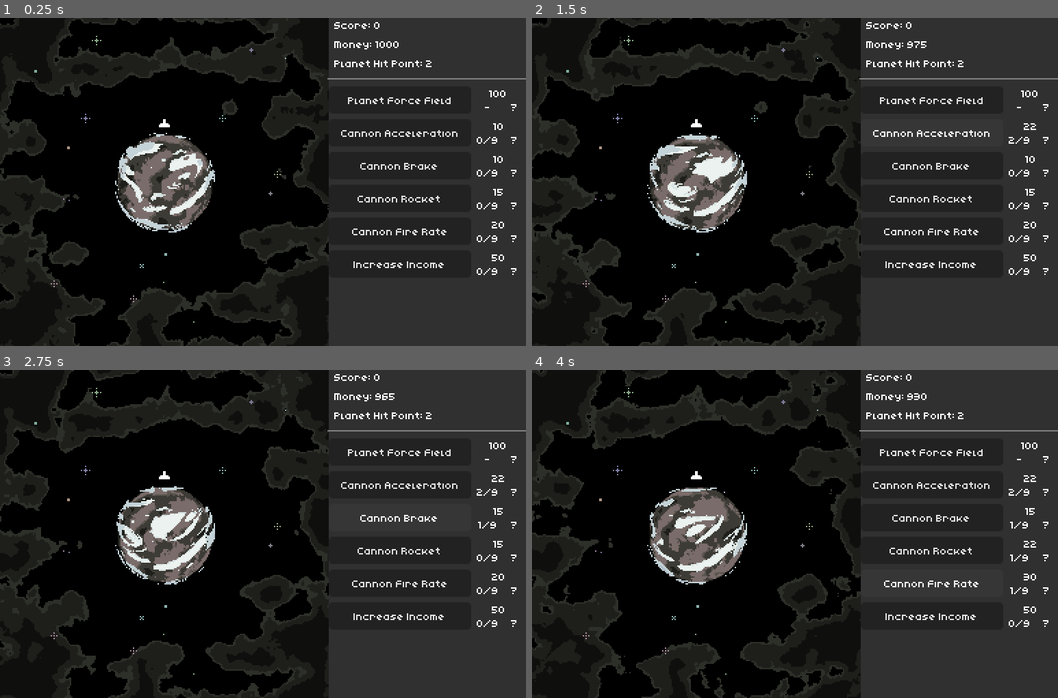
Above: before the commit, frames 1-4 (two rows, left to right).
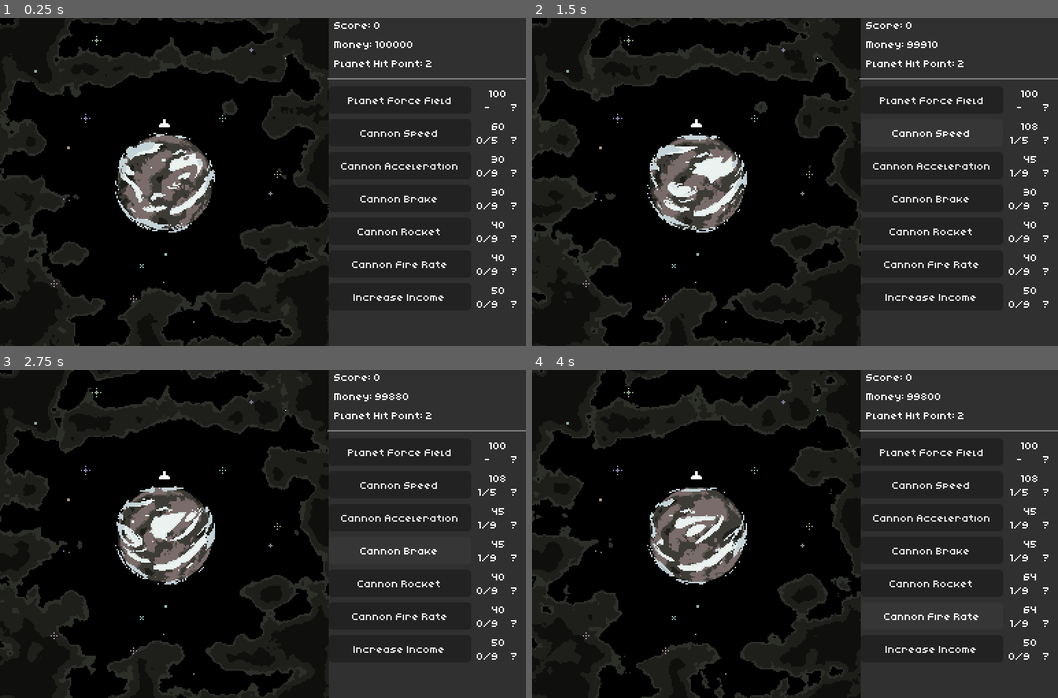
Above: after the commit, the same moments.

Repository: OriginTwo/planet-protector
Game: Godot game, scene res://scene/game.tscn
Two runs of this game, one before a commit and one after it. Both use one fixed random seed, a clock stepped at 60 frames per second and the inputs below. The project has no main scene, so this scene is started directly. Sound files missing from this copy of the repository are replaced by a short silence.
Inputs (mouse positions are in pixels of both pictures, inside the frame that each line leads up to):
- Up to frame 1 (0.25 s): no input
- Up to frame 2 (1.5 s): click "Cannon Acceleration" at 0.5 s; click (931, 132) at 1.25 s, where only the run after the commit has a clickable "Cannon Speed"
- Up to frame 3 (2.75 s): click "Cannon Brake" at 2 s
- Up to frame 4 (4 s): click "Cannon Rocket" at 2.75 s; click "Cannon Fire Rate" at 3.5 s

The runs differ from the first frame. In frame 1, 1.2% of the frame differs, in the area x 64-99%, y 7-89%; in frame 2, 1.3%; in frame 3, 1.3%; in frame 4, 1.3%.

Commit message:
add the rest of the upgrades

Diff:
--- a/project.godot
+++ b/project.godot
@@ -28,6 +28,26 @@
 window/size/window_height_override=720
 window/stretch/mode="viewport"
 
+[input]
+
+move_left={
+"deadzone": 0.5,
+"events": [Object(InputEventKey,"resource_local_to_scene":false,"resource_name":"","device":-1,"window_id":0,"alt_pressed":false,"shift_pressed":false,"ctrl_pressed":false,"meta_pressed":false,"pressed":false,"keycode":0,"physical_keycode":65,"key_label":0,"unicode":97,"location":0,"echo":false,"script":null)
+, Object(InputEventKey,"resource_local_to_scene":false,"resource_name":"","device":-1,"window_id":0,"alt_pressed":false,"shift_pressed":false,"ctrl_pressed":false,"meta_pressed":false,"pressed":false,"keycode":0,"physical_keycode":4194319,"key_label":0,"unicode":0,"location":0,"echo":false,"script":null)
+]
+}
+move_right={
+"deadzone": 0.5,
+"events": [Object(InputEventKey,"resource_local_to_scene":false,"resource_name":"","device":-1,"window_id":0,"alt_pressed":false,"shift_pressed":false,"ctrl_pressed":false,"meta_pressed":false,"pressed":false,"keycode":0,"physical_keycode":68,"key_label":0,"unicode":100,"location":0,"echo":false,"script":null)
+, Object(InputEventKey,"resource_local_to_scene":false,"resource_name":"","device":-1,"window_id":0,"alt_pressed":false,"shift_pressed":false,"ctrl_pressed":false,"meta_pressed":false,"pressed":false,"keycode":0,"physical_keycode":4194321,"key_label":0,"unicode":0,"location":0,"echo":false,"script":null)
+]
+}
+shoot={
+"deadzone": 0.5,
+"events": [Object(InputEventKey,"resource_local_to_scene":false,"resource_name":"","device":-1,"window_id":0,"alt_pressed":false,"shift_pressed":false,"ctrl_pressed":false,"meta_pressed":false,"pressed":false,"keycode":0,"physical_keycode":32,"key_label":0,"unicode":32,"location":0,"echo":false,"script":null)
+]
+}
+
 [layer_names]
 
 2d_physics/layer_1="planet_hurtbox"
--- a/scene/cannon/cannon.gd
+++ b/scene/cannon/cannon.gd
@@ -10,26 +10,35 @@
 @onready var shoot_cooldown_timer: Timer = $ShootCooldownTimer
 @onready var shoot_sound: AudioStreamPlayer = $ShootSound
 
+var max_speed_multiplier: float = 1
+var acceleration_multiplier: float = 1
+var friction_multiplier: float = 1
+var damage_multiplier: float = 1
+
 var speed: float = 0
 var angle: float = PI/2
 
+func _ready() -> void:
+	add_to_group("cannon")
+
 func _process(delta: float) -> void:
-	if Input.is_action_pressed("ui_left"):
-		speed = move_toward(speed, MAX_SPEED, ACCELERATION*delta)
-	elif Input.is_action_pressed("ui_right"):
-		speed = move_toward(speed, -MAX_SPEED, ACCELERATION*delta)
+	if Input.is_action_pressed("move_left"):
+		speed = move_toward(speed, MAX_SPEED*max_speed_multiplier, ACCELERATION*acceleration_multiplier*delta)
+	elif Input.is_action_pressed("move_right"):
+		speed = move_toward(speed, -MAX_SPEED*max_speed_multiplier, ACCELERATION*acceleration_multiplier*delta)
 	else:
-		speed = move_toward(speed, 0, FRICTION*delta)
+		speed = move_toward(speed, 0, FRICTION*friction_multiplier*delta)
 
 	angle += speed*delta
 
 	global_position = Vector2.from_angle(-angle)*(Global.PLANET_RADIUS + 5)
 	global_rotation = -angle
 
-	if Input.is_action_just_pressed("ui_accept") && shoot_cooldown_timer.is_stopped():
+	if Input.is_action_just_pressed("shoot") && shoot_cooldown_timer.is_stopped():
 		var projectile := PROJECTILE_SCENE.instantiate()
 		projectiles.add_child(projectile)
 		projectile.global_position = muzzle.global_position
 		projectile.direction = Vector2.from_angle(-angle)
+		projectile.set_damage_multiplier(damage_multiplier)
 		shoot_cooldown_timer.start()
 		shoot_sound.play()
--- a/scene/cannon/projectile.gd
+++ b/scene/cannon/projectile.gd
@@ -34,3 +34,6 @@
 	var explosion := EXPLOSION_SCENE.instantiate()
 	get_tree().get_first_node_in_group("effects").add_child(explosion)
 	explosion.global_position = global_position
+
+func set_damage_multiplier(multiplier: float) -> void:
+	hitbox.damage = int(roundf(float(hitbox.damage)*multiplier))
--- a/scene/manager/game_manager.gd
+++ b/scene/manager/game_manager.gd
@@ -28,23 +28,27 @@
 	Global.upgrade_bought.connect(_on_upgrade_bought)
 
 	set_deferred("score", 0)
-	set_deferred("money", 1000)
+	set_deferred("money", 100000)
 
 func _on_upgrade_bought(upgrade: UpgradeData) -> void:
+	var cannon := get_tree().get_first_node_in_group("cannon")
+
 	money -= upgrade.price
 	match upgrade.name:
 		"Planet Force Field":
 			if force_field_count == 0:
 				spawn_force_field()
 			force_field_count += 1
+		"Cannon Speed":
+			cannon.max_speed_multiplier += 0.05
 		"Cannon Acceleration":
-			print("increase cannon_accel")
+			cannon.acceleration_multiplier += 0.5
 		"Cannon Brake":
-			print("increase cannon_brake")
+			cannon.friction_multiplier += 0.5
 		"Cannon Rocket":
-			print("increase cannon_damage")
+			cannon.damage_multiplier += 2
 		"Cannon Fire Rate":
-			print("increase cannon_fire_rate")
+			cannon.shoot_cooldown_timer.wait_time -= 0.03
 		"Increase Income":
 			income_multiplier += 0.45
 
--- a/scene/ui/shop_ui.tscn
+++ b/scene/ui/shop_ui.tscn
@@ -1,10 +1,11 @@
-[gd_scene load_steps=10 format=3 uid="uid://d2ejxugad3uje"]
+[gd_scene load_steps=11 format=3 uid="uid://d2ejxugad3uje"]
 
 [ext_resource type="Theme" uid="uid://dqgtolhoyp2dd" path="res://scene/ui/ui_theme.tres" id="1_vk5dy"]
 [ext_resource type="Script" path="res://scene/ui/shop_ui.gd" id="2_tp0bc"]
 [ext_resource type="PackedScene" uid="uid://421ypswabf2u" path="res://scene/ui/upgrade_display.tscn" id="3_2jrcr"]
 [ext_resource type="Resource" uid="uid://e7m3yjgvaxad" path="res://scene/upgrade/force_field.tres" id="4_6ga7v"]
 [ext_resource type="Resource" uid="uid://bgrdbdeb1y3yi" path="res://scene/upgrade/cannon_accel.tres" id="5_o3j2w"]
+[ext_resource type="Resource" uid="uid://c8sf6t3mi5pyx" path="res://scene/upgrade/cannon_speed.tres" id="5_ppwcd"]
 [ext_resource type="Resource" uid="uid://bklr1v7p3rh1g" path="res://scene/upgrade/cannon_brake.tres" id="6_uu6dy"]
 [ext_resource type="Resource" uid="uid://4ymqruxbg0q5" path="res://scene/upgrade/cannon_rocket.tres" id="7_ybqs0"]
 [ext_resource type="Resource" uid="uid://dbu6wurniooji" path="res://scene/upgrade/cannon_fire_rate.tres" id="8_mojpt"]
@@ -43,20 +44,24 @@
 
 [node name="UpgradeDisplay2" parent="VBoxContainer" instance=ExtResource("3_2jrcr")]
 layout_mode = 2
-upgrade_data = ExtResource("5_o3j2w")
+upgrade_data = ExtResource("5_ppwcd")
 
 [node name="UpgradeDisplay3" parent="VBoxContainer" instance=ExtResource("3_2jrcr")]
 layout_mode = 2
-upgrade_data = ExtResource("6_uu6dy")
+upgrade_data = ExtResource("5_o3j2w")
 
 [node name="UpgradeDisplay4" parent="VBoxContainer" instance=ExtResource("3_2jrcr")]
 layout_mode = 2
-upgrade_data = ExtResource("7_ybqs0")
+upgrade_data = ExtResource("6_uu6dy")
 
 [node name="UpgradeDisplay5" parent="VBoxContainer" instance=ExtResource("3_2jrcr")]
 layout_mode = 2
-upgrade_data = ExtResource("8_mojpt")
+upgrade_data = ExtResource("7_ybqs0")
 
 [node name="UpgradeDisplay6" parent="VBoxContainer" instance=ExtResource("3_2jrcr")]
 layout_mode = 2
+upgrade_data = ExtResource("8_mojpt")
+
+[node name="UpgradeDisplay7" parent="VBoxContainer" instance=ExtResource("3_2jrcr")]
+layout_mode = 2
 upgrade_data = ExtResource("9_w2kw6")
--- a/scene/upgrade/cannon_accel.tres
+++ b/scene/upgrade/cannon_accel.tres
@@ -7,5 +7,5 @@
 name = "Cannon Acceleration"
 description = "Faster cannon acceleration"
 limit = 9
-price = 10
+price = 30
 price_multiplier = 1.5
--- a/scene/upgrade/cannon_brake.tres
+++ b/scene/upgrade/cannon_brake.tres
@@ -7,5 +7,5 @@
 name = "Cannon Brake"
 description = "Faster cannon brake"
 limit = 9
-price = 10
+price = 30
 price_multiplier = 1.5
--- a/scene/upgrade/cannon_fire_rate.tres
+++ b/scene/upgrade/cannon_fire_rate.tres
@@ -7,5 +7,5 @@
 name = "Cannon Fire Rate"
 description = "Faster cannon fire rate"
 limit = 9
-price = 20
-price_multiplier = 1.5
+price = 40
+price_multiplier = 1.6
--- a/scene/upgrade/cannon_rocket.tres
+++ b/scene/upgrade/cannon_rocket.tres
@@ -7,5 +7,5 @@
 name = "Cannon Rocket"
 description = "More rocket damage"
 limit = 9
-price = 15
-price_multiplier = 1.5
+price = 40
+price_multiplier = 1.6
--- /dev/null
+++ b/scene/upgrade/cannon_speed.tres
@@ -0,0 +1,11 @@
+[gd_resource type="Resource" script_class="UpgradeData" load_steps=2 format=3 uid="uid://c8sf6t3mi5pyx"]
+
+[ext_resource type="Script" path="res://scene/ui/upgrade_data.gd" id="1_ore5c"]
+
+[resource]
+script = ExtResource("1_ore5c")
+name = "Cannon Speed"
+description = "Increase cannon max speed"
+limit = 5
+price = 60
+price_multiplier = 1.8
--- a/scene/upgrade/increase_income.tres
+++ b/scene/upgrade/increase_income.tres
@@ -8,4 +8,4 @@
 description = "Increase income from destroying asteroids"
 limit = 9
 price = 50
-price_multiplier = 2.0
+price_multiplier = 1.75
Not shown, changed: todo.txt
